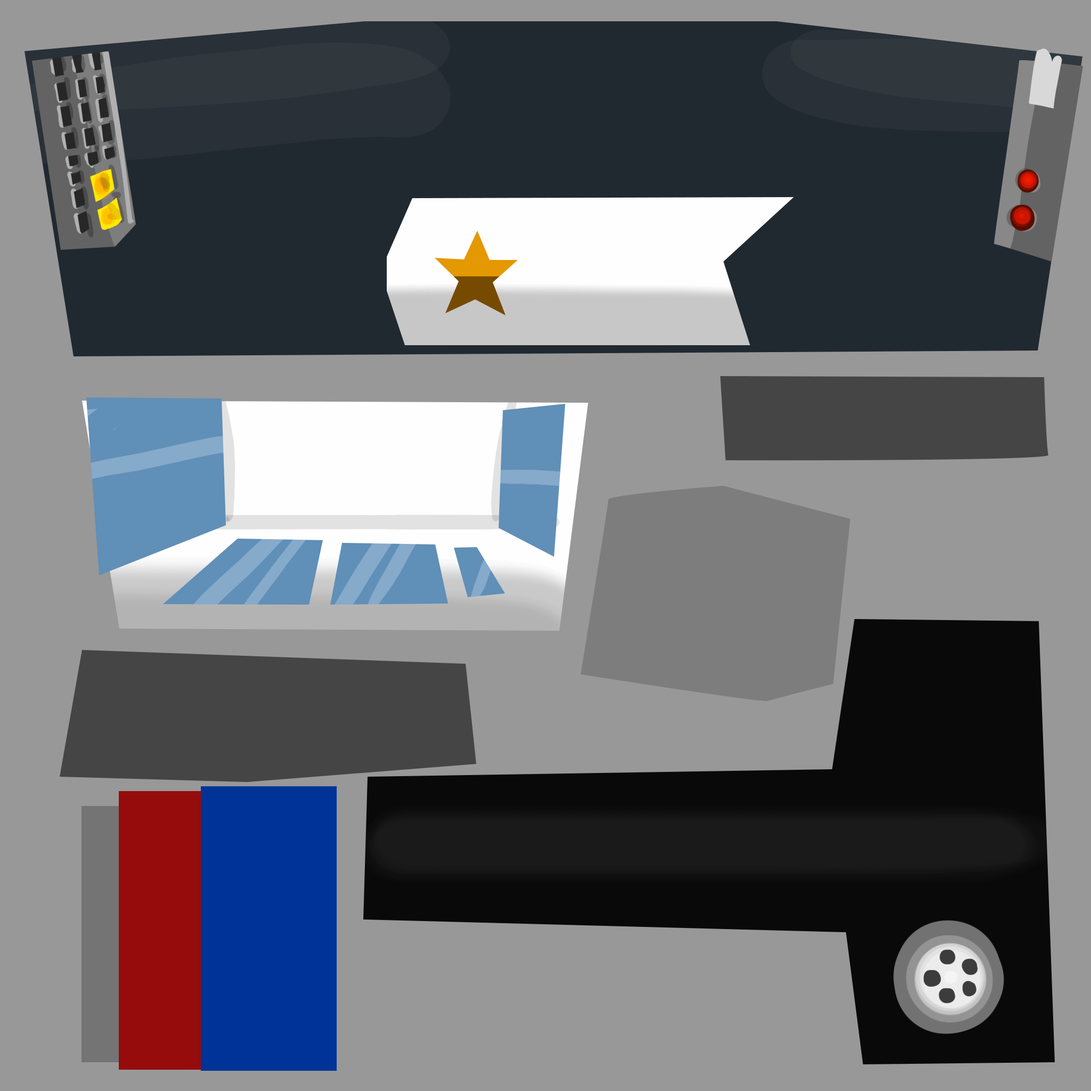
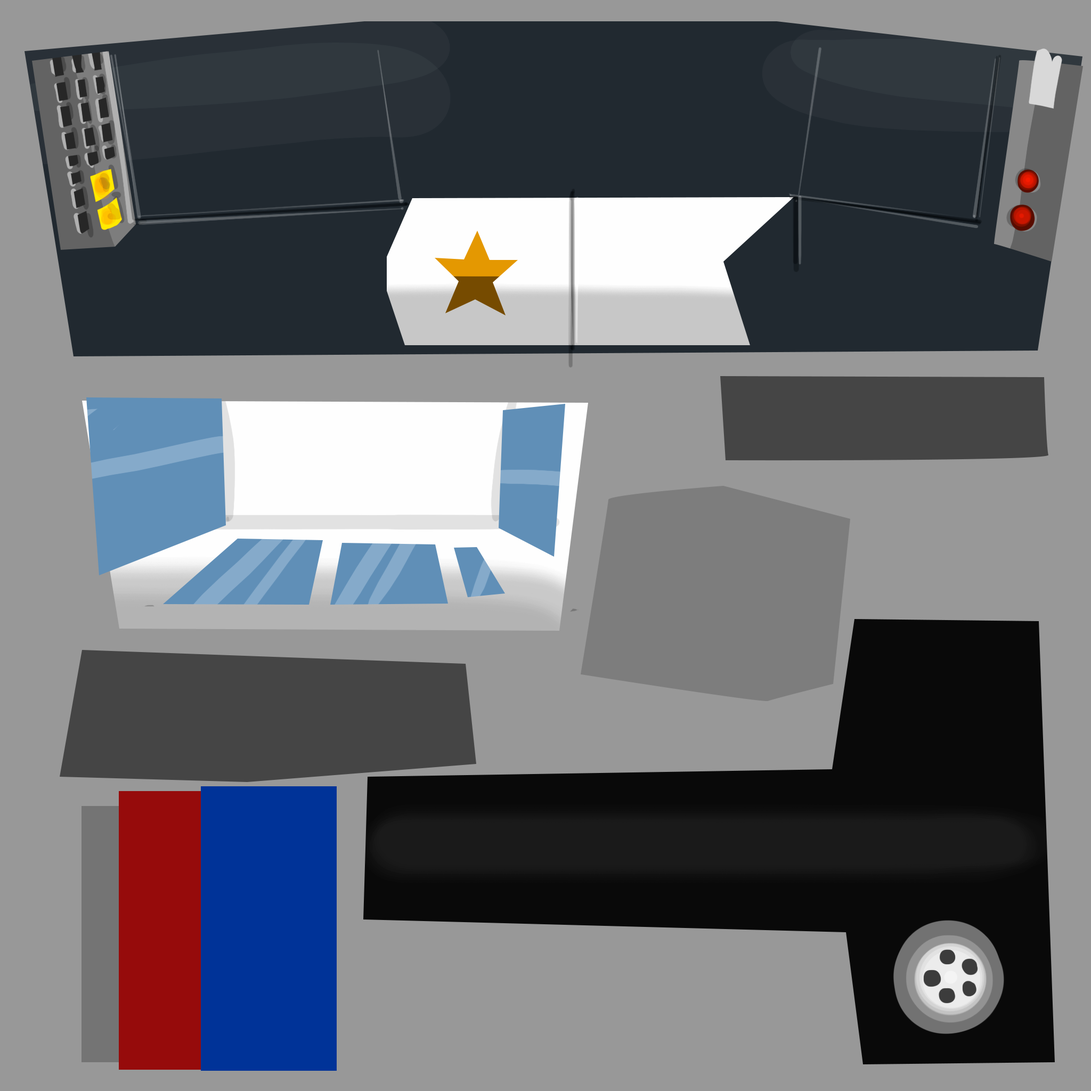
Revision of a layered 1091 x 1091 image; what changed, layer by layer:
added layer "Layer 18" above "Layer 17" over [109, 46, 1001, 347]
added layer "Layer 17" above "Rectangle 3" over [133, 54, 1002, 613]
